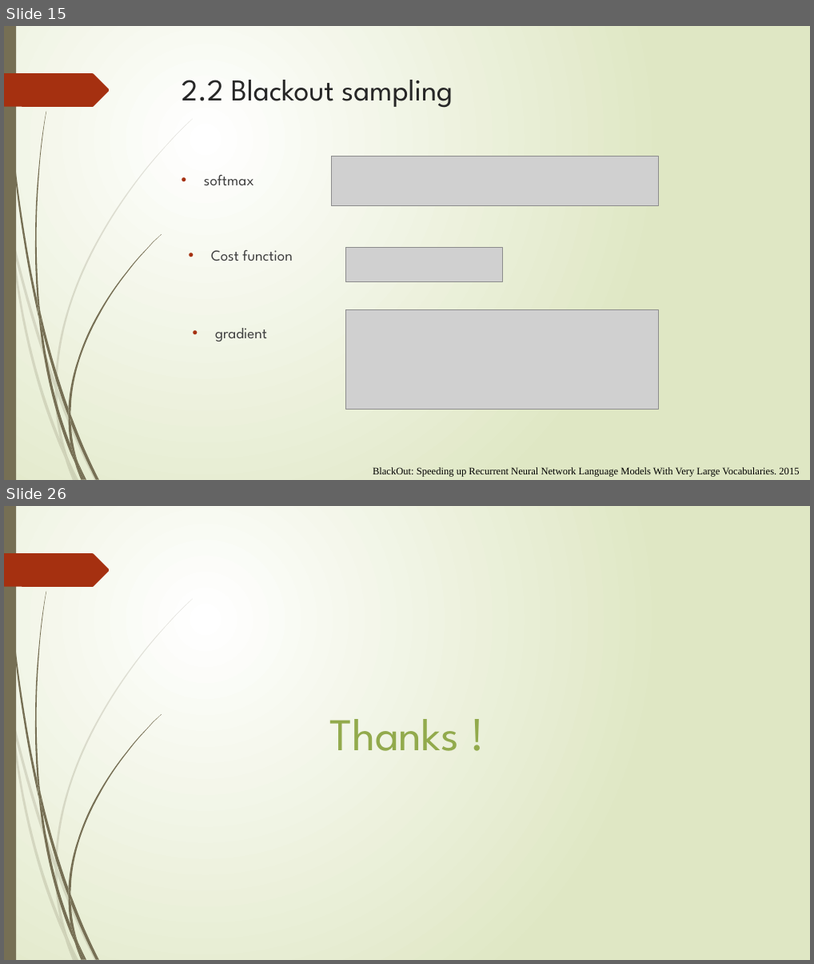
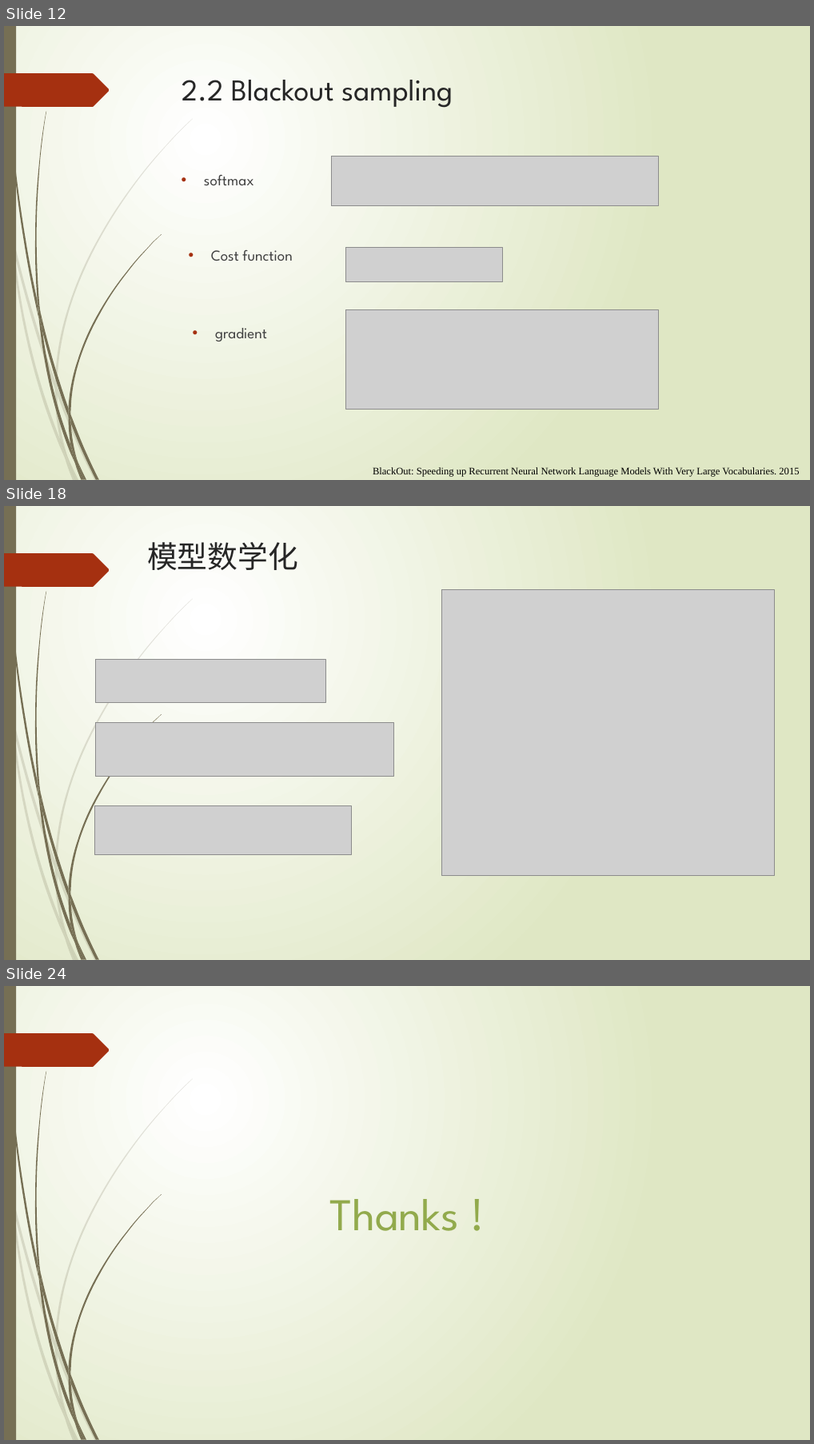
Before and after one commit to jiangnanhugo/Graduate_Design, a slide deck: 开题报告.pptx. Shown one above the other, each under a label of ours: slides 15 and 26 before the commit, slides 12, 18 and 24 after it; the slides between them are not shown. The pictures are 814x964 and 814x1444 pixels, drawn with LibreOffice and Linux fonts; fonts in the diff are those of the drawing; grey boxes stand for pictures. Boxes give left, top, right and bottom in pixels: in the first picture for what was removed or moved away, otherwise in the second. Text is boxed around its words. In the diff, an @@ line names an element or a change of style, - is before the commit and + after.

```diff
--- a/开题报告.pptx
+++ b/开题报告.pptx
@@ slide 18 added at (4,506,810,960), background gradient #FFFFFF to #DFE8C4; not listed: 24 template elements that a slide beside it also shows @@
@@ title added at (147,542,298,570), 36 pt, text #262626 @@
+模型数学化
@@ picture added at (442,589,774,876) @@
@@ picture added at (96,660,326,703) @@
@@ picture added at (96,723,394,776) @@
@@ picture added at (94,806,352,855) @@
@@ what was slide 15 is now slide 12 @@
@@ what was slide 26 is now slide 24 @@
```
Also in this commit, not shown: 17 slides changed, 3 slides removed, 14 other files.
